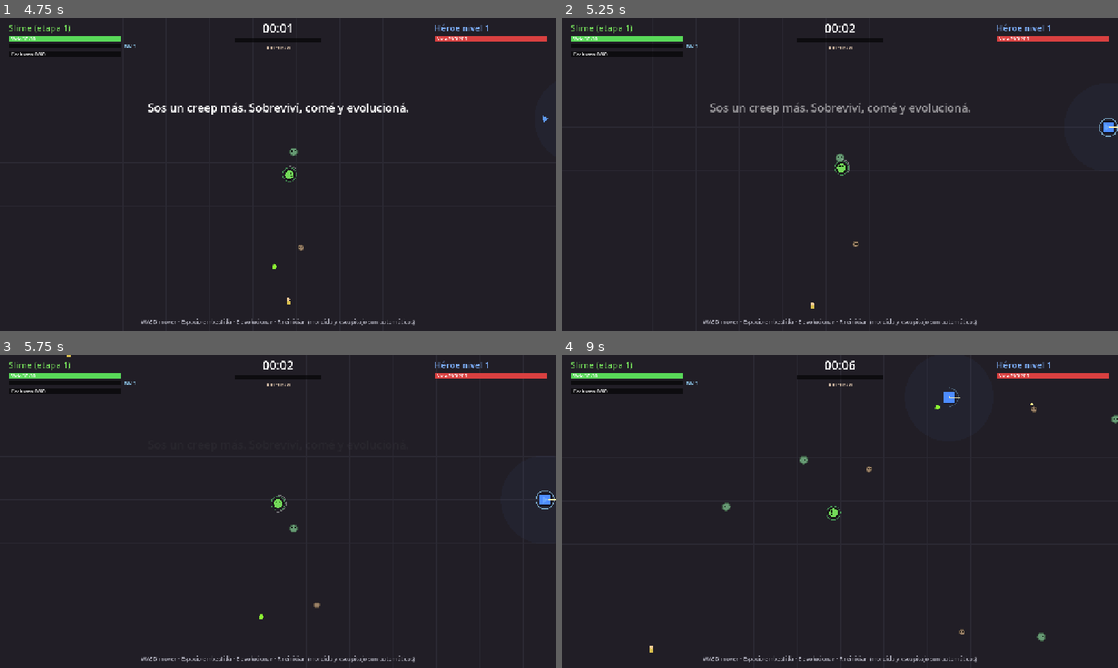
Above: before the commit, frames 1-4 (two rows, left to right).
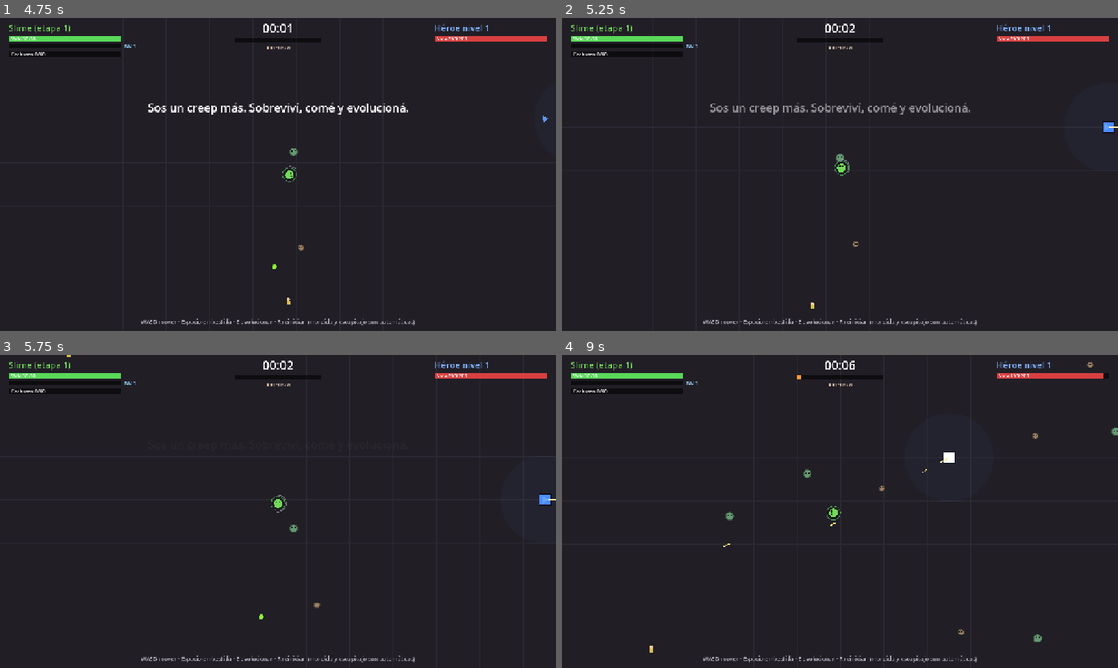
Above: after the commit, the same moments.

Repository: FedeOsorio/survive-the-hero
Game: Godot game, scene res://scenes/main.tscn
Same seed, same stepped clock (60 frames per second), same inputs: the game is played once before the commit and once after it.
Inputs:
- Up to frame 1 (4.75 s): tap Enter at 0.5 s; hold W (move_up) 0.53-2.03 s; tap Space (dash) at 0.6 s; tap E (evolve) at 1.35 s; tap R (restart) at 2, 2.75 s; hold A (move_left) 2.03-3.53 s; tap 1 (pick_1) at 2.1 s; tap 2 (pick_2) at 2.85 s; hold S (move_down) 3.53-4.28 s; tap 3 (pick_3) at 3.6 s; hold D (move_right) from 4.28 s (still down); tap Shift at 4.35 s
- Up to frame 2 (5.25 s): release D (move_right) at 5.03 s; hold W (move_up) from 5.03 s (still down); tap L at 5.1 s
- Up to frame 3 (5.75 s): keep holding W (move_up)
- Up to frame 4 (9 s): release W (move_up) at 5.78 s; hold D (move_right) 5.78-8.03 s; tap one key every 0.75 s from 5.85 s: Space (dash) E (evolve) 1 (pick_1) 2 (pick_2) 3 (pick_3); hold S (move_down) 8.03-8.78 s; hold A (move_left) from 8.78 s (still down)

Frame 1 is identical in both runs. In frame 2, less than 0.1% of the frame differs, in the area x 96-100%, y 32-38%; in frame 3, less than 0.1%; in frame 4, 0.6%, in the area x 28-100%, y 2-92%.

Commit message:
Ritmo sin reloj: hambre, élites con corazón y rodada del héroe más selectiva

Diff:
--- a/scripts/balance.gd
+++ b/scripts/balance.gd
@@ -2,8 +2,8 @@
 ## Todos los números de balance en un solo lugar.
 ## Se ajustan acá mientras jugamos, sin tocar la lógica.
 
-const MATCH_SECONDS := 15.0 * 60.0
-const FORCED_DETECTION_SECONDS := 10.0 * 60.0
+# Sin reloj fijo: la partida dura lo que vos decidas. El héroe escala con sus
+# niveles y te detecta solo por amenaza.
 const ARENA_SIZE := Vector2(3000, 3000)
 
 # --- Creep (jugador) ---------------------------------------------------------
@@ -65,6 +65,18 @@
 const THREAT_PER_STOLEN_GEM := 3.0
 const STEAL_RADIUS := 300.0 # robar una gema cerca del héroe suma amenaza
 const THREAT_PER_STAGE := 20.0
+const THREAT_PASSIVE_PER_STAGE := 0.4 # por segundo y por etapa: crecer te vuelve visible
+
+# Hambre: si vas atrás del héroe, cada bocado rinde más.
+# Tu poder = nivel + 3 x etapa; por cada nivel del héroe por encima, +12% de biomasa.
+const HUNGER_PER_LEVEL := 0.12
+const HUNGER_MAX := 3.0
+
+# Élites: cada tanto aparece un creep dorado. Cuando el héroe lo mata deja un
+# corazón; si lo comés, ganás una mutación al instante (y amenaza si estás cerca).
+const ELITE_EVERY := 45.0
+const ELITE_HP_MULT := 8.0
+const ELITE_HEART_BIOMASS := 10.0
 
 # --- Héroe -------------------------------------------------------------------
 const HERO_HP := 200.0
@@ -97,7 +109,8 @@
 const HERO_SLASH_DAMAGE_MULT := 1.5 # daño del tajo = daño de flecha * esto
 # Rodada: el héroe esquiva tus escupitajos rodando (invulnerable mientras rueda).
 # Con la rodada en cooldown no puede esquivar: ese es el momento de castigarlo.
-const HERO_DODGE_CHANCE := 0.8
+const HERO_DODGE_CHANCE := 0.55
+const HERO_DODGE_MIN_DAMAGE := 0.04 # sin detectarte, solo rueda si el escupitajo le saca al menos este % de vida
 const HERO_ROLL_SPEED := 520.0
 const HERO_ROLL_TIME := 0.25
 const HERO_ROLL_COOLDOWN := 3.0
--- a/scripts/corpse.gd
+++ b/scripts/corpse.gd
@@ -5,6 +5,7 @@
 
 var world
 var value := 1.0
+var heart := false # corazón de élite: da una mutación al comerlo
 var radius := 8.0
 var color := Color.GRAY
 var _age := 0.0
@@ -26,6 +27,12 @@
 
 
 func _draw() -> void:
+	if heart:
+		draw_circle(Vector2.ZERO, 14.0, Color(1.0, 0.2, 0.3, 0.25))
+		draw_circle(Vector2(-3, -2), 4.0, Color(1.0, 0.2, 0.3))
+		draw_circle(Vector2(3, -2), 4.0, Color(1.0, 0.2, 0.3))
+		draw_colored_polygon(PackedVector2Array([Vector2(-7, -1), Vector2(7, -1), Vector2(0, 8)]), Color(1.0, 0.2, 0.3))
+		return
 	var c := color.darkened(0.55)
 	draw_set_transform(Vector2.ZERO, 0.0, Vector2(1.0, 0.55))
 	draw_circle(Vector2.ZERO, radius, c)
--- a/scripts/creep.gd
+++ b/scripts/creep.gd
@@ -98,6 +98,12 @@
 
 func lead_damage_mult() -> float:
 	return B.LEAD_DAMAGE_MULT + (rank("rey") - 1) * B.LEAD_DAMAGE_PER_RANK
+
+
+## Multiplicador de biomasa cuando vas atrás del héroe.
+func hunger() -> float:
+	var gap: int = world.hero.level - (level + 3 * stage)
+	return clampf(1.0 + gap * B.HUNGER_PER_LEVEL, 1.0, B.HUNGER_MAX)
 
 
 func mut_xp_needed() -> float:
@@ -215,6 +221,11 @@
 	for c in world.corpses.duplicate():
 		var d := position.distance_to(c.position)
 		if d < radius + c.radius:
+			if c.heart:
+				_queued_levels += 1
+				if position.distance_to(world.hero.position) < B.STEAL_RADIUS:
+					world.add_threat(B.THREAT_PER_STOLEN_GEM * 5.0)
+				world.hud.banner("¡Corazón de élite! Mutación extra")
 			_eat(c.value)
 			world.remove_corpse(c)
 		elif d < radius + magnet:
@@ -232,7 +243,7 @@
 		if _combo_t > 0.0:
 			combo = minf(combo + B.COMBO_STEP, B.COMBO_MAX + 0.5 * (rank("frenesi") - 1))
 		_combo_t = B.COMBO_WINDOW + B.COMBO_WINDOW_PER_RANK * (rank("frenesi") - 1)
-	var gained := value * combo
+	var gained := value * combo * hunger()
 	biomass += gained
 	hp = minf(max_hp, hp + gained * B.HEAL_PER_BIOMASS)
 	mut_xp += gained
--- a/scripts/hero.gd
+++ b/scripts/hero.gd
@@ -101,6 +101,9 @@
 		return
 	for s in world.spits:
 		if not s.from_player or s.dodge_roll > B.HERO_DODGE_CHANCE:
+			continue
+		# sin detectarte no gasta la rodada en escupitajos que casi no le hacen nada
+		if not world.detected and s.damage < max_hp * B.HERO_DODGE_MIN_DAMAGE:
 			continue
 		var rel: Vector2 = position - s.position
 		var along: float = rel.dot(s.direction)
@@ -326,9 +329,6 @@
 		draw_line(Vector2.ZERO, _aim_locked * B.HERO_RANGE, Color(1, 0.25, 0.2, 0.55), 2.0)
 	if _roll_t > 0.0:
 		body = Color(body, 0.45)
-	# cooldown de la rodada: arco completo = rodada lista
-	var roll_ready := 1.0 - _roll_cd / B.HERO_ROLL_COOLDOWN
-	draw_arc(Vector2.ZERO, radius + 7.0, -PI / 2, -PI / 2 + TAU * roll_ready, 24, Color(0.6, 0.85, 1.0, 0.7 if _roll_cd <= 0.0 else 0.3), 2.0)
 	draw_rect(Rect2(Vector2(-radius, -radius), Vector2(radius, radius) * 2.0), Color(0.05, 0.05, 0.1))
 	draw_rect(Rect2(Vector2(-radius + 2, -radius + 2), Vector2(radius - 2, radius - 2) * 2.0), body)
 	draw_line(Vector2.ZERO, _aim * (radius + 10.0), Color(1, 0.95, 0.7), 3.0)
--- a/scripts/hud.gd
+++ b/scripts/hud.gd
@@ -58,6 +58,8 @@
 			_text(font, Vector2(20, 112), "¡Pulsá E para evolucionar!", 18, Color(1, 0.9, 0.3))
 	else:
 		_text(font, Vector2(20, 88), "Forma final", 14, Color(0.9, 0.8, 0.8))
+	if p.hunger() > 1.0:
+		_text(font, Vector2(20, 158), "Hambre x%.2f" % p.hunger(), 16, Color(0.9, 0.4, 0.4))
 	if p.combo > 1.0:
 		_text(font, Vector2(20, 136), "Combo x%.2f" % p.combo, 18, Color(1, 0.55, 0.3))
 
--- a/scripts/main.gd
+++ b/scripts/main.gd
@@ -36,6 +36,7 @@
 var spits: Array = []
 var civilians: Array = []
 var _civilian_t := 0.0
+var _elite_t := 0.0
 
 var hud
 var _entities: Node2D
@@ -92,12 +93,12 @@
 	elapsed += delta
 	var minute := elapsed / 60.0
 
-	if not detected and elapsed >= B.FORCED_DETECTION_SECONDS:
-		set_detected()
-	if not enraged and elapsed >= B.MATCH_SECONDS:
-		enraged = true
-		hero.enrage()
-		hud.banner("¡El héroe se enfureció! Matalo ya.")
+	add_threat(player.stage * B.THREAT_PASSIVE_PER_STAGE * delta)
+	_elite_t += delta
+	if _elite_t >= B.ELITE_EVERY:
+		_elite_t = 0.0
+		spawn_minion("bruto", true)
+		hud.banner("Apareció un élite dorado: robale el corazón al héroe")
 
 	_spawn_accum += B.spawns_per_second(minute) * delta
 	while _spawn_accum >= 1.0:
@@ -121,14 +122,14 @@
 
 # --- Spawning ----------------------------------------------------------------
 
-func spawn_minion(type_name: String) -> void:
+func spawn_minion(type_name: String, elite := false) -> void:
 	var angle := rng.randf() * TAU
 	var dist := rng.randf_range(B.SPAWN_MIN_DIST, B.SPAWN_MAX_DIST)
 	var pos: Vector2 = hero.position + Vector2.from_angle(angle) * dist
 	pos = pos.clamp(Vector2(20, 20), B.ARENA_SIZE - Vector2(20, 20))
 	var m = Minion.new()
 	m.world = self
-	m.setup(type_name, B.minion_hp_mult(elapsed / 60.0))
+	m.setup(type_name, B.minion_hp_mult(elapsed / 60.0), elite)
 	m.position = pos
 	minions.append(m)
 	_entities.add_child(m)
@@ -167,7 +168,8 @@
 	var c = Corpse.new()
 	c.world = self
 	c.position = m.position
-	c.value = m.biomass
+	c.value = B.ELITE_HEART_BIOMASS if m.elite else m.biomass
+	c.heart = m.elite
 	c.radius = m.radius
 	c.color = m.color
 	corpses.append(c)
--- a/scripts/minion.gd
+++ b/scripts/minion.gd
@@ -19,20 +19,24 @@
 var shot_damage := 0.0
 var _shot_t := 0.0
 var _flash := 0.0
+var elite := false
 var led := false # cerca del jugador: más rápido y más fuerte
 
 
-func setup(t: String, hp_mult: float) -> void:
+func setup(t: String, hp_mult: float, is_elite := false) -> void:
 	var d: Dictionary = B.MINION_TYPES[t]
 	type_name = t
-	max_hp = d.hp * hp_mult
+	elite = is_elite
+	max_hp = d.hp * hp_mult * (B.ELITE_HP_MULT if elite else 1.0)
 	hp = max_hp
 	speed = d.speed * randf_range(0.9, 1.1)
 	dps = d.dps
 	radius = d.radius
 	xp = d.xp
 	biomass = d.biomass
-	color = d.color
+	color = Color(1.0, 0.8, 0.2) if elite else d.color
+	if elite:
+		radius *= 1.4
 	shot_range = d.get("range", 0.0)
 	shot_cooldown = d.get("shot_cooldown", 0.0)
 	shot_damage = d.get("shot_damage", 0.0)
Not shown, changed: README.md
